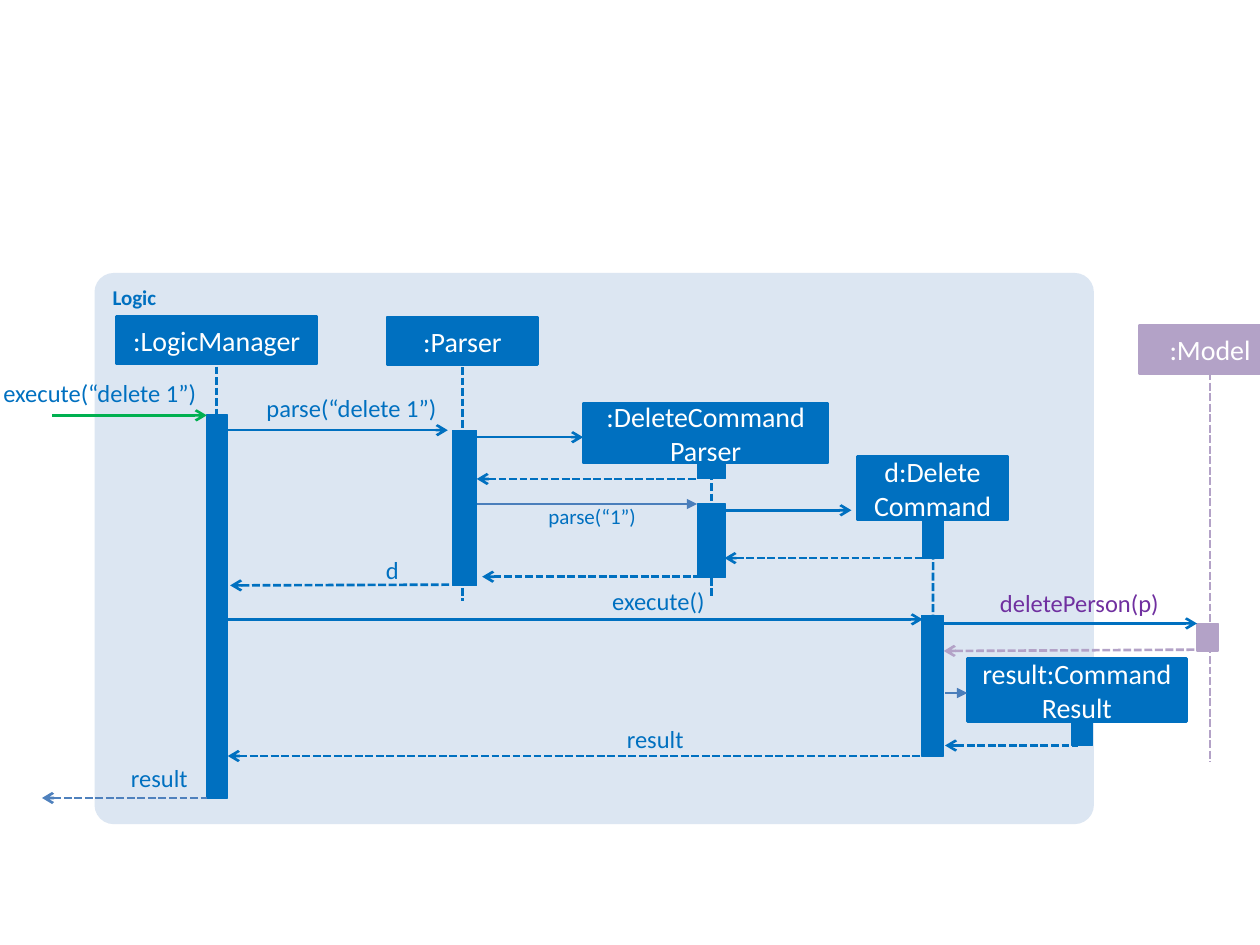
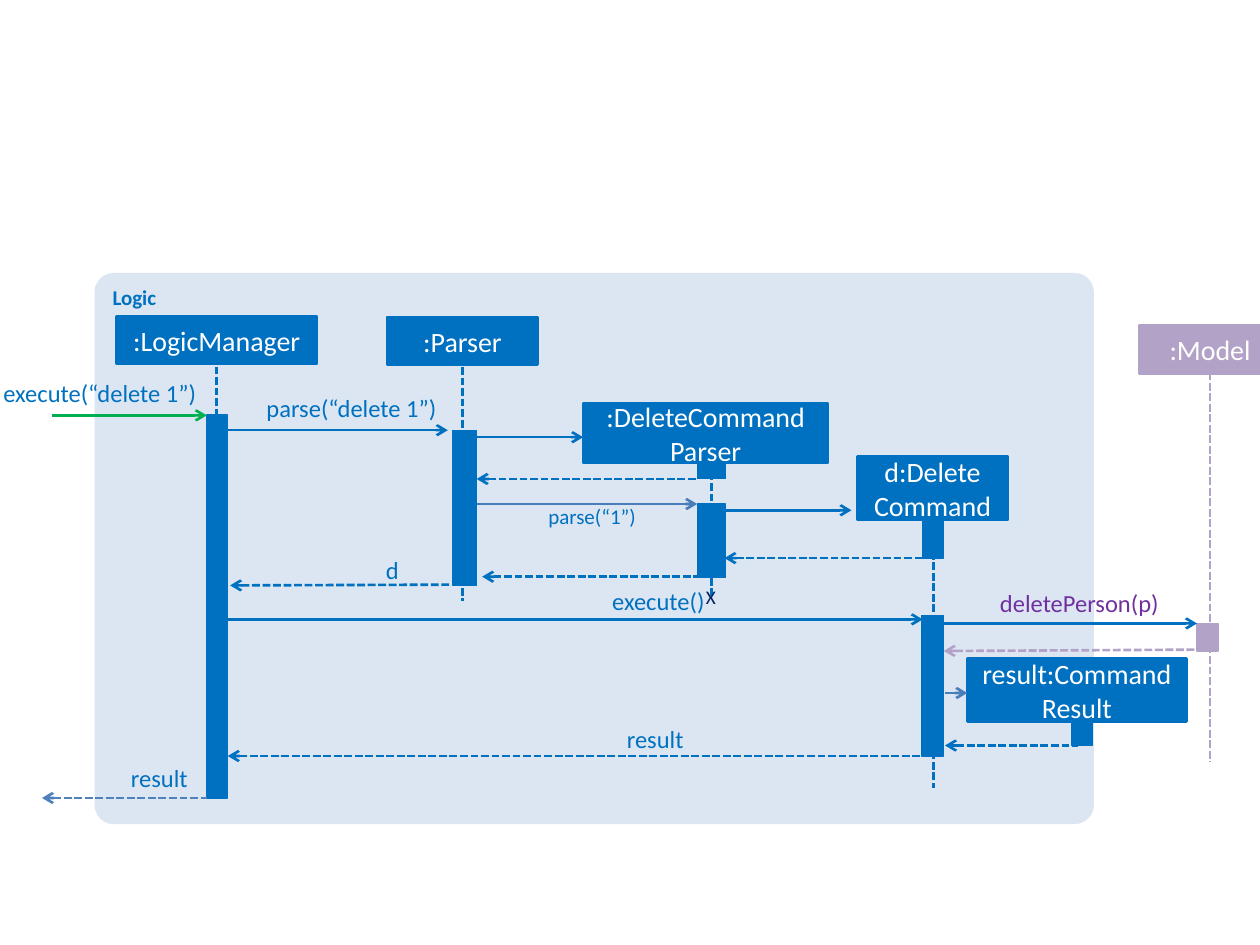
Before and after one commit to se-edu/addressbook-level4, a slide deck: slide 1 of docs/diagrams/LogicComponentSequenceDiagram.pptx. Drawn at 1260x945 pixels with LibreOffice and Linux fonts; fonts in the diff are those of the drawing. Boxes give left, top, right and bottom in pixels: in the first picture for what was removed or moved away, otherwise in the second. Text is boxed around its words. In the diff, an @@ line names an element or a change of style, - is before the commit and + after.

```diff
--- a/docs/diagrams/LogicComponentSequenceDiagram.pptx
+++ b/docs/diagrams/LogicComponentSequenceDiagram.pptx
@@ line moved from (934, 520) - (932, 756) to (934, 520) - (934, 788) @@
@@ text added at (706,588,716,604), 11 pt, text #002060 @@
+X
```
Also in this commit, not shown: 2 other files.
